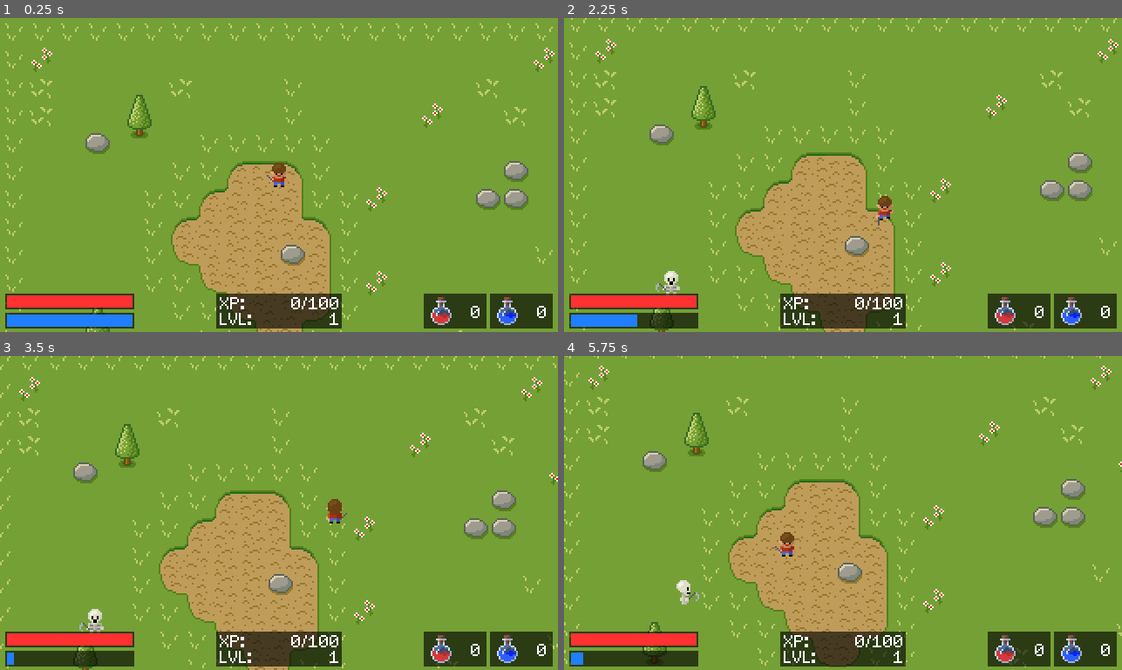
Above: before the commit, frames 1-4 (two rows, left to right).
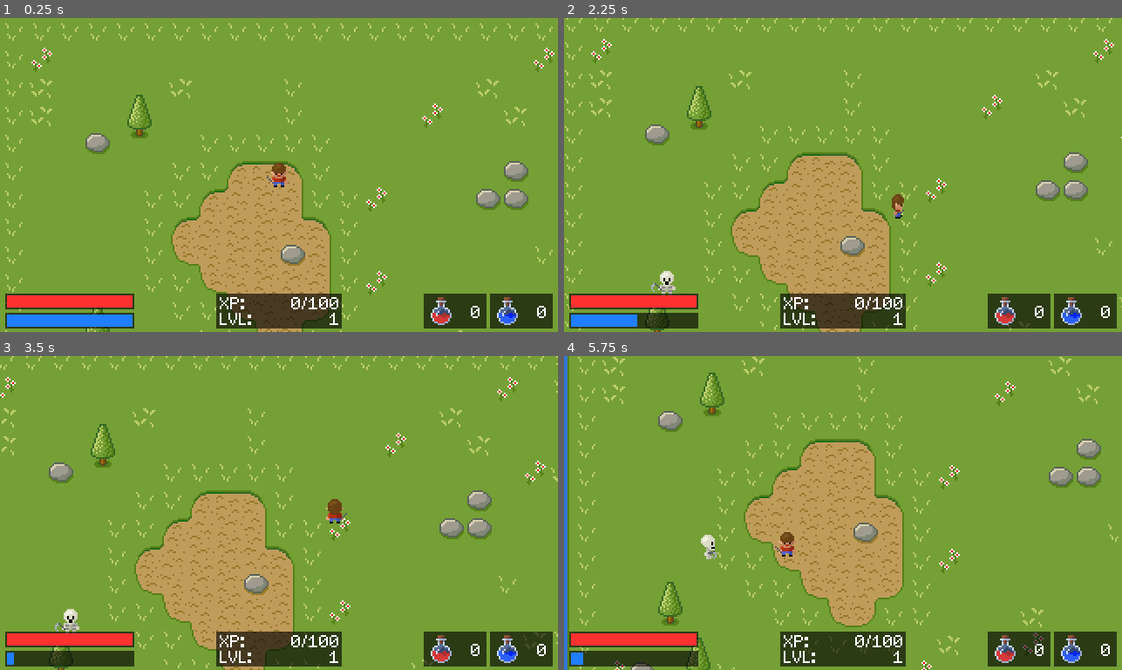
Above: after the commit, the same moments.

Repository: tlo8640/SimpleRPG
Game: Godot game, scene res://Scenes/Main.tscn
Two runs of this game, one before a commit and one after it. Both use one fixed random seed, a clock stepped at 60 frames per second and the inputs below.
Inputs:
- Up to frame 1 (0.25 s): no input
- Up to frame 2 (2.25 s): tap Enter at 0.5 s; hold Right (ui_right) 0.53-1.28 s; hold Space (attack) 0.53-1.28 s; tap Ctrl (fireball) at 0.8, 1.35 s; hold Down (ui_down) 1.28-2.03 s; tap Space (attack) at 1.55 s; hold Right (ui_right) from 2.03 s (still down); hold Space (attack) from 2.03 s (still down)
- Up to frame 3 (3.5 s): tap Ctrl (fireball) at 2.3, 2.85 s; release Right (ui_right) at 2.78 s; release Space (attack) at 2.78 s; hold Up (ui_up) from 2.78 s (still down); tap Space (attack) at 3.05 s
- Up to frame 4 (5.75 s): release Up (ui_up) at 3.53 s; hold Space (attack) 3.53-4.28 s; hold Left (ui_left) 3.53-5.03 s; tap Ctrl (fireball) at 3.8, 4.35, 5.3 s; tap Space (attack) at 4.55 s; hold Down (ui_down) from 5.03 s (still down); hold Space (attack) from 5.03 s (still down)

The runs differ from the first frame. In frame 1, less than 0.1% of the frame differs, in the area x 47-52%, y 50-53%; in frame 2, 7.8%; in frame 3, 13%; in frame 4, 17%, in the area x 0-100%, y 0-100%.

Commit message:
attack and damage

Diff:
--- a/Entities/Player/Player.gd
+++ b/Entities/Player/Player.gd
@@ -17,8 +17,14 @@
 var mana_max = 100
 var mana_regenration = 2
 
+# attack variables
+var attack_cooldown_time = 1000
+var next_attack_time = 0
+var attack_damage = 30
+
 func _ready():
 	emit_signal("player_stats_changed", self)
+	$Sprite.set_modulate(Color(1,1,1,1))
 
 func _process(delta):
 	# regenerate mana
@@ -49,6 +55,9 @@
 	# animate player
 	if not attack_playing:
 		animates_player(direction)
+	# point raycast2d towards player movement direction
+	if direction != Vector2.ZERO:
+		$RayCast2D.cast_to = direction.normalized() * 8
 
 func animates_player(direction: Vector2):
 	if direction != Vector2.ZERO:
@@ -78,9 +87,19 @@
 
 func _input(event):
 	if event.is_action_pressed("attack"):
-		attack_playing = true
-		var animation = get_aninmation_direction(last_direction) + "_attack"
-		$Sprite.play(animation)
+		var now = OS.get_ticks_msec()
+		if now >= next_attack_time:
+			# if something to attack?
+			var target = $RayCast2D.get_collider()
+			if target != null:
+				if target.name.find("skeleton"):
+					# hit skeleton
+					target.hit(attack_damage)
+			attack_playing = true
+			var animation = get_aninmation_direction(last_direction) + "_attack"
+			$Sprite.play(animation)
+			# add cooldown time
+			next_attack_time = now + attack_cooldown_time
 	elif event.is_action_pressed("fireball"):
 		if mana >= 25:
 			mana = mana - 25
@@ -91,3 +110,12 @@
 
 func _on_Sprite_animation_finished():
 	attack_playing = false
+
+func hit(damage):
+	health -= damage
+	emit_signal("player_stats_changed", self)
+	if health <= 0:
+		set_process(false)
+		$AnimationPlayer.play("Game Over")
+	else:
+		$AnimationPlayer.play("Hit")
--- a/Entities/Skeleton/Skeleton.gd
+++ b/Entities/Skeleton/Skeleton.gd
@@ -1,10 +1,22 @@
 extends KinematicBody2D
+
+signal death
 
 # Node reference
 var player
 
 # random number generator
 var rng = RandomNumberGenerator.new()
+
+# skeleton stats
+var health = 100
+var health_max = 100
+var health_regeneration = 1
+
+# attack variables
+var attack_damage = 10
+var attack_cooldown_time = 1500
+var next_attack_time = 0
 
 # movement variables
 export var speed = 25
@@ -16,6 +28,7 @@
 func _ready():
 	player = get_tree().root.get_node("Root/Player")
 	rng.randomize()
+	$AnimatedSprite.set_modulate(Color(1,1,1,1))
 
 
 
@@ -41,6 +54,7 @@
 		bounce_countdown = bounce_countdown - 1
 
 func _physics_process(delta):
+	health = min(health + health_regeneration * delta, health_max)
 	var movement = direction * speed * delta
 	var collision = move_and_collide(movement)
 	if collision != null and collision.collider.name != "Player":
@@ -48,6 +62,23 @@
 		bounce_countdown = rng.randi_range(2, 5)
 	if not other_animation_playing:
 		animates_monster(direction)
+	# turn raycast towards skeleton movement direction
+	if direction != Vector2.ZERO:
+		$RayCast2D.cast_to = direction.normalized() * 16
+
+func _process(delta):
+	var now = OS.get_ticks_msec()
+	if now >= next_attack_time:
+		# what's the target?
+		var target = $RayCast2D.get_collider()
+		if target != null and target.name == "Player" and player.health > 0:
+			# play attack animation
+			other_animation_playing = true
+			var animation = get_aninmation_direction(last_direction) + "_attack"
+			$AnimatedSprite.play(animation)
+			# add cooldown time
+			next_attack_time = now + attack_cooldown_time
+
 
 func get_aninmation_direction(direction: Vector2):
 	var norm_direction = direction.normalized()
@@ -81,4 +112,25 @@
 	if $AnimatedSprite.animation == "birth":
 		$AnimatedSprite.animation = "down_idle"
 		$Timer.start()
+	elif $AnimatedSprite.animation == "death":
+		get_tree().queue_delete(self)
 	other_animation_playing = false
+
+func hit(damage):
+	health -= damage
+	if health > 0:
+		$AnimationPlayer.play("Hit")
+	else:
+		$Timer.stop()
+		direction = Vector2.ZERO
+		set_process(false)
+		other_animation_playing = true
+		$AnimatedSprite.play("death")
+		emit_signal("death")
+
+
+func _on_AnimatedSprite_frame_changed():
+	if $AnimatedSprite.animation.ends_with("_attack") and $AnimatedSprite.frame == 1:
+		var target = $RayCast2D.get_collider()
+		if target != null and target.name == "Player" and player.health > 0:
+			player.hit(attack_damage)
--- a/Entities/Skeleton/Skeleton.tscn
+++ b/Entities/Skeleton/Skeleton.tscn
@@ -108,6 +108,22 @@
 [sub_resource type="RectangleShape2D" id=2]
 extents = Vector2( 5, 7 )
 
+[sub_resource type="Animation" id=3]
+resource_name = "Hit"
+length = 0.2
+tracks/0/type = "value"
+tracks/0/path = NodePath("AnimatedSprite:modulate")
+tracks/0/interp = 1
+tracks/0/loop_wrap = true
+tracks/0/imported = false
+tracks/0/enabled = true
+tracks/0/keys = {
+"times": PoolRealArray( 0, 0.2 ),
+"transitions": PoolRealArray( 1, 1 ),
+"update": 1,
+"values": [ Color( 1, 0, 0, 1 ), Color( 1, 1, 1, 1 ) ]
+}
+
 [node name="Skeleton" type="KinematicBody2D"]
 script = ExtResource( 31 )
 
@@ -121,5 +137,13 @@
 
 [node name="Timer" type="Timer" parent="."]
 wait_time = 0.25
+
+[node name="AnimationPlayer" type="AnimationPlayer" parent="."]
+anims/Hit = SubResource( 3 )
+
+[node name="RayCast2D" type="RayCast2D" parent="."]
+enabled = true
+cast_to = Vector2( 0, 16 )
 [connection signal="animation_finished" from="AnimatedSprite" to="." method="_on_AnimatedSprite_animation_finished"]
+[connection signal="frame_changed" from="AnimatedSprite" to="." method="_on_AnimatedSprite_frame_changed"]
 [connection signal="timeout" from="Timer" to="." method="_on_Timer_timeout"]
--- a/Entities/SkeletonSpawner/SkeletonSpawner.gd
+++ b/Entities/SkeletonSpawner/SkeletonSpawner.gd
@@ -18,6 +18,8 @@
 	# instance scene
 	var skeleton = skeleton_scene.instance()
 	add_child(skeleton)
+	# connect skeleton death signal to the spawner
+	skeleton.connect("death", self, "_on_Skeleton_death")
 
 	# place skeleton
 	var valid_position = false
@@ -61,3 +63,6 @@
 	if skeleton_count < max_skeletons:
 		instance_skeleton()
 		skeleton_count += 1
+
+func _on_Skeleton_death():
+	skeleton_count -= 1
--- a/Scenes/Main.tscn
+++ b/Scenes/Main.tscn
@@ -42,6 +42,11 @@
 
 [sub_resource type="SpriteFrames" id=1]
 animations = [ {
+"frames": [ ExtResource( 17 ), ExtResource( 4 ), ExtResource( 27 ) ],
+"loop": false,
+"name": "right_fireball",
+"speed": 7.0
+}, {
 "frames": [ ExtResource( 1 ), ExtResource( 10 ), ExtResource( 5 ) ],
 "loop": false,
 "name": "down_attack",
@@ -57,16 +62,6 @@
 "name": "up_idle",
 "speed": 1.0
 }, {
-"frames": [ ExtResource( 17 ), ExtResource( 4 ), ExtResource( 27 ) ],
-"loop": false,
-"name": "right_fireball",
-"speed": 7.0
-}, {
-"frames": [ ExtResource( 19 ), ExtResource( 13 ), ExtResource( 8 ) ],
-"loop": false,
-"name": "left_fireball",
-"speed": 7.0
-}, {
 "frames": [ ExtResource( 25 ), ExtResource( 26 ), ExtResource( 27 ) ],
 "loop": false,
 "name": "right_attack",
@@ -82,11 +77,6 @@
 "name": "down_idle",
 "speed": 1.0
 }, {
-"frames": [ ExtResource( 14 ), ExtResource( 11 ), ExtResource( 5 ) ],
-"loop": false,
-"name": "down_fireball",
-"speed": 7.0
-}, {
 "frames": [ ExtResource( 5 ), ExtResource( 16 ), ExtResource( 5 ), ExtResource( 6 ) ],
 "loop": true,
 "name": "down_walk",
@@ -117,6 +107,16 @@
 "name": "up_walk",
 "speed": 10.0
 }, {
+"frames": [ ExtResource( 19 ), ExtResource( 13 ), ExtResource( 8 ) ],
+"loop": false,
+"name": "left_fireball",
+"speed": 7.0
+}, {
+"frames": [ ExtResource( 14 ), ExtResource( 11 ), ExtResource( 5 ) ],
+"loop": false,
+"name": "down_fireball",
+"speed": 7.0
+}, {
 "frames": [ ExtResource( 33 ), ExtResource( 29 ), ExtResource( 34 ) ],
 "loop": false,
 "name": "up_fireball",
@@ -125,6 +125,37 @@
 
 [sub_resource type="RectangleShape2D" id=2]
 extents = Vector2( 5, 7.00001 )
+
+[sub_resource type="Animation" id=4]
+resource_name = "Game Over"
+tracks/0/type = "value"
+tracks/0/path = NodePath("../CanvasLayer/GameOver:modulate")
+tracks/0/interp = 1
+tracks/0/loop_wrap = true
+tracks/0/imported = false
+tracks/0/enabled = true
+tracks/0/keys = {
+"times": PoolRealArray( 0, 1 ),
+"transitions": PoolRealArray( 1, 1 ),
+"update": 0,
+"values": [ Color( 1, 1, 1, 0 ), Color( 1, 1, 1, 1 ) ]
+}
+
+[sub_resource type="Animation" id=3]
+resource_name = "Hit"
+length = 0.2
+tracks/0/type = "value"
+tracks/0/path = NodePath("Sprite:modulate")
+tracks/0/interp = 1
+tracks/0/loop_wrap = true
+tracks/0/imported = false
+tracks/0/enabled = true
+tracks/0/keys = {
+"times": PoolRealArray( 0, 0.2 ),
+"transitions": PoolRealArray( 1, 1 ),
+"update": 1,
+"values": [ Color( 1, 0, 0, 1 ), Color( 1, 1, 1, 1 ) ]
+}
 
 [node name="Root" type="Node"]
 
@@ -134,9 +165,9 @@
 script = ExtResource( 2 )
 
 [node name="Sprite" type="AnimatedSprite" parent="Player"]
+modulate = Color( 1, 0, 0, 1 )
 frames = SubResource( 1 )
 animation = "down_idle"
-frame = 1
 playing = true
 
 [node name="CollisionShape2D" type="CollisionShape2D" parent="Player"]
@@ -146,6 +177,14 @@
 current = true
 drag_margin_h_enabled = true
 drag_margin_v_enabled = true
+
+[node name="RayCast2D" type="RayCast2D" parent="Player"]
+enabled = true
+cast_to = Vector2( 0, 8 )
+
+[node name="AnimationPlayer" type="AnimationPlayer" parent="Player"]
+"anims/Game Over" = SubResource( 4 )
+anims/Hit = SubResource( 3 )
 
 [node name="TileMap" type="TileMap" parent="."]
 tile_set = ExtResource( 3 )
@@ -307,6 +346,25 @@
 text = "0"
 align = 2
 
+[node name="GameOver" type="ColorRect" parent="CanvasLayer"]
+modulate = Color( 1, 1, 1, 0 )
+margin_right = 320.0
+margin_bottom = 180.0
+mouse_filter = 2
+color = Color( 0.54902, 0, 0, 0.941176 )
+__meta__ = {
+"_edit_use_anchors_": false
+}
+
+[node name="Label" type="Label" parent="CanvasLayer/GameOver"]
+margin_left = 125.0
+margin_top = 85.0
+margin_right = 195.0
+margin_bottom = 95.0
+custom_fonts/font = ExtResource( 37 )
+text = "GAME OVER"
+align = 1
+
 [node name="SkeletonSpawner" parent="." instance=ExtResource( 39 )]
 [connection signal="player_stats_changed" from="Player" to="CanvasLayer/Health" method="_on_Player_player_stats_changed"]
 [connection signal="player_stats_changed" from="Player" to="CanvasLayer/Mana" method="_on_Player_player_stats_changed"]
Not shown: 1 places in Entities/Skeleton/Skeleton.tscn that only renumber resources
Not shown: 1 places in Scenes/Main.tscn that only renumber resources
